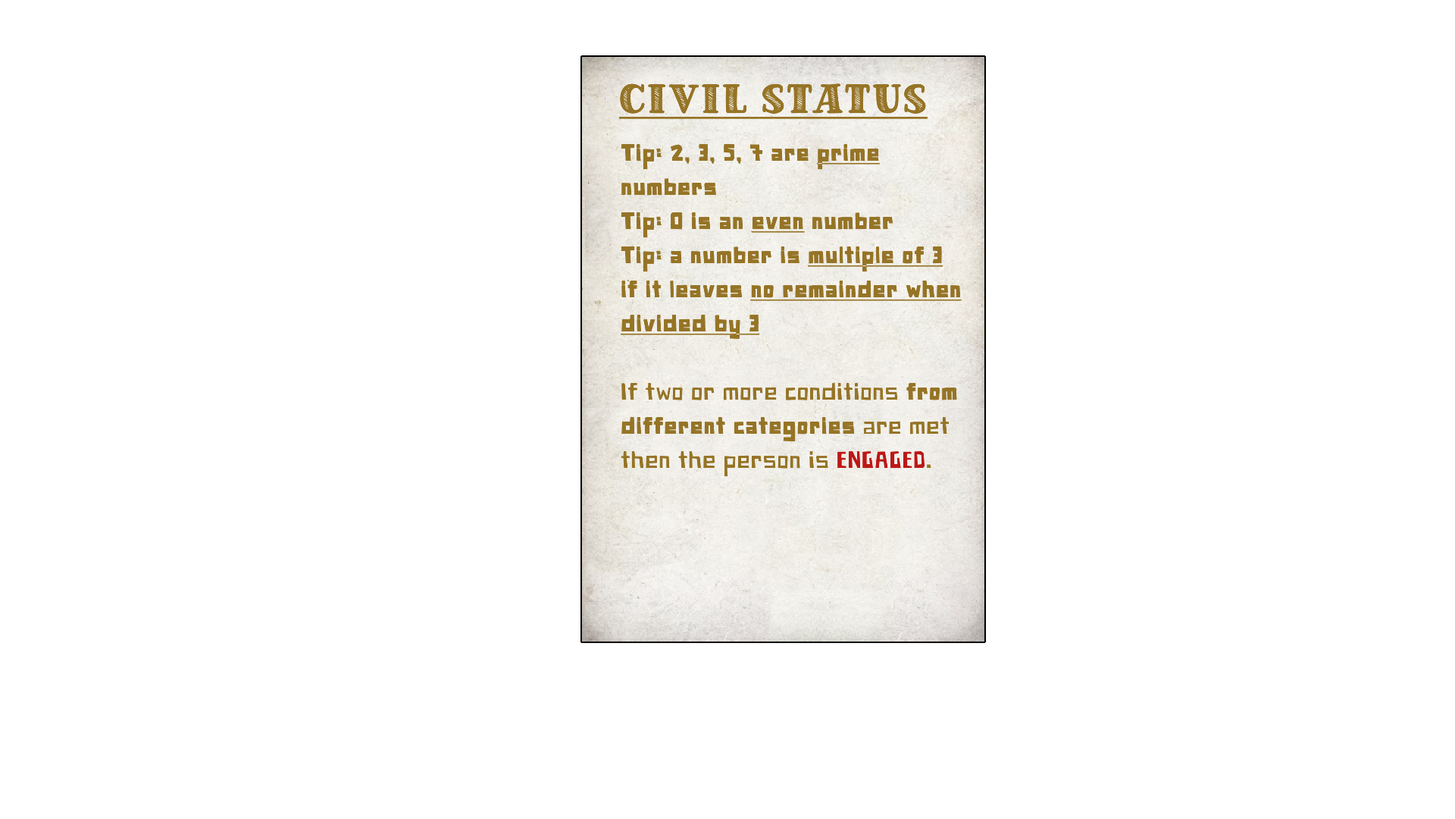
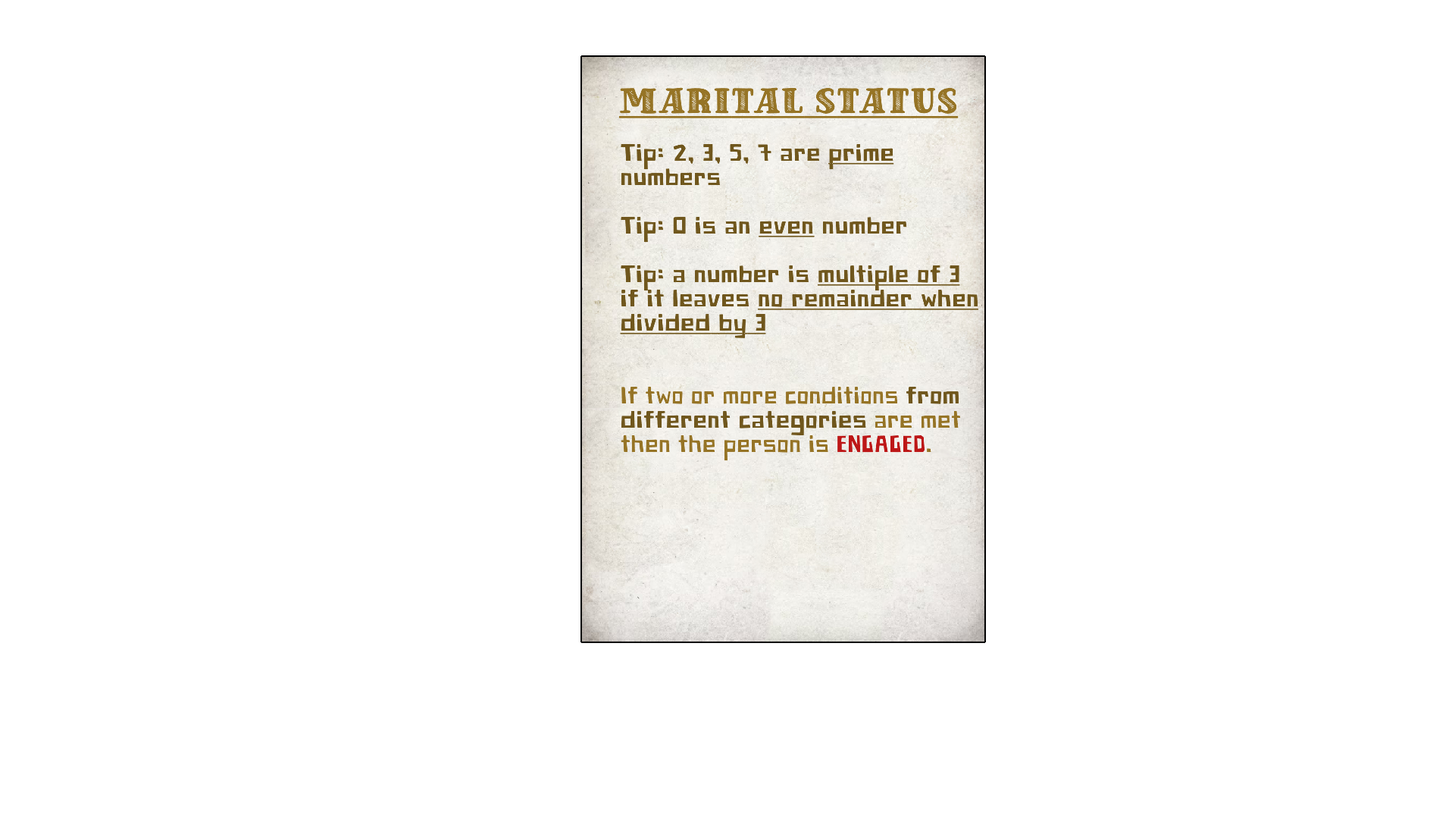
Layered file, before and after one edit (1455 x 819). Changes by layer:
painted on "Page 10" over [619, 83, 979, 477]
